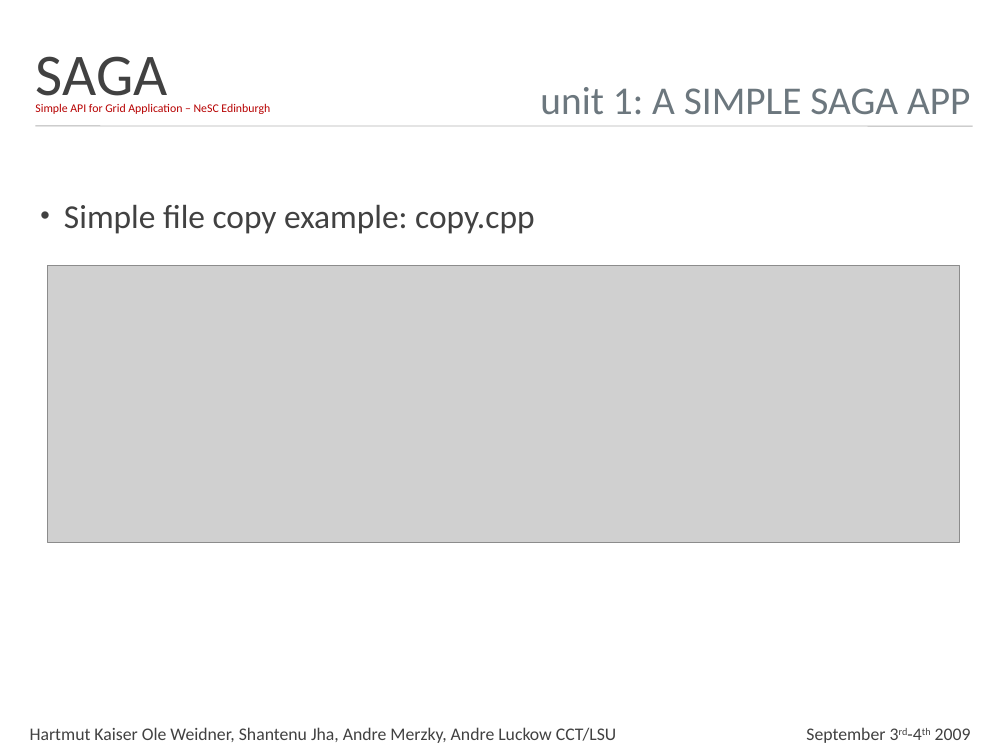
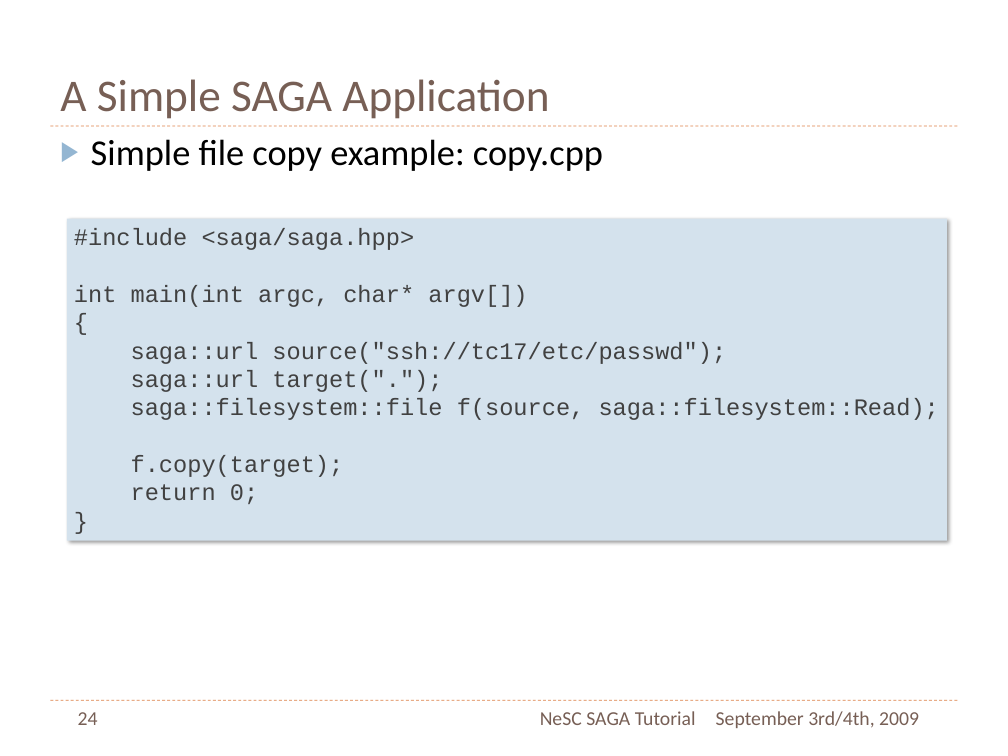
Before and after one commit to saga-project/saga-cpp-legacy-projects, a slide deck: slide 24 of tutorial/NeSC-2009/NeSC09-Practical-PPT.pptx (slide 7 before the commit). Drawn at 1008x756 pixels with LibreOffice and Linux fonts; fonts in the diff are those of the drawing; grey boxes stand for pictures; background and template pictures are left out. Boxes give left, top, right and bottom in pixels: in the first picture for what was removed or moved away, otherwise in the second. Text is boxed around its words. In the diff, an @@ line names an element or a change of style, - is before the commit and + after.

```diff
--- a/tutorial/NeSC-2009/NeSC09-Practical-PPT.pptx
+++ b/tutorial/NeSC-2009/NeSC09-Practical-PPT.pptx
@@ title "A Simple SAGA Application" at (60, 79, 549, 119): vertical alignment middle to bottom @@
@@ text removed at (36, 56, 168, 109) @@
-SAGA
@@ title at (60, 79, 549, 119): text changed; size 40 to 46 pt; text colour #6C777E to #775F55 @@
-unit 1: A SIMPLE SAGA APP
+A Simple SAGA Application
@@ text removed at (35, 103, 270, 114) @@
-Simple API for Grid Application – NeSC Edinburgh
@@ text "Simple file copy example: copy.cpp": place and size @@
-text "Simple file copy example: copy.cpp" at (64, 204, 534, 234)
+text "Simple file copy example: copy.cpp" at (91, 139, 603, 171)
@@ text "Simple file copy example: copy.cpp" at (91, 139, 603, 171): size 34 to 37 pt, text colour #414141 to #000000; bullet • to ▶; less space between paragraphs; bullet colour #414141 to #94B6D2 @@
@@ line moved from (35, 126) - (973, 126) to (50, 126) - (958, 126) @@
@@ line (50, 126) - (958, 126): stroke #B3B3B3 1 pt to #DD8047 0.75 pt dashed @@
@@ rectangle added at (67, 218, 947, 540), fill #D4E2ED, 24 pt, text #414141 @@
+      #include <saga/saga.hpp>
+      int main(int argc, char* argv[])
+      {
+      saga::url source("ssh://tc17/etc/passwd");
+      saga::url target(".");
+      saga::filesystem::file f(source, saga::filesystem::Read);
+      f.copy(target);
+      return 0;
+      }
@@ picture removed at (47, 265, 961, 542) @@
@@ line added from (50, 700) to (958, 700), #DD8047 0.75 pt dashed @@
@@ page number added at (78, 712, 98, 725), 20 pt, text #775F55 @@
+24
@@ text added at (540, 711, 696, 725), 20 pt, text #775F55 @@
+NeSC SAGA Tutorial
@@ text added at (716, 711, 919, 728), 20 pt, text #775F55 @@
+September 3rd/4th, 2009
@@ text removed at (30, 727, 616, 743) @@
-Hartmut Kaiser Ole Weidner, Shantenu Jha, Andre Merzky, Andre Luckow CCT/LSU
@@ text removed at (806, 727, 971, 743) @@
-September 3rd-4th 2009
```
Also in this commit, not shown: 9 other slides changed, 23 slides added, 4 slides removed.
